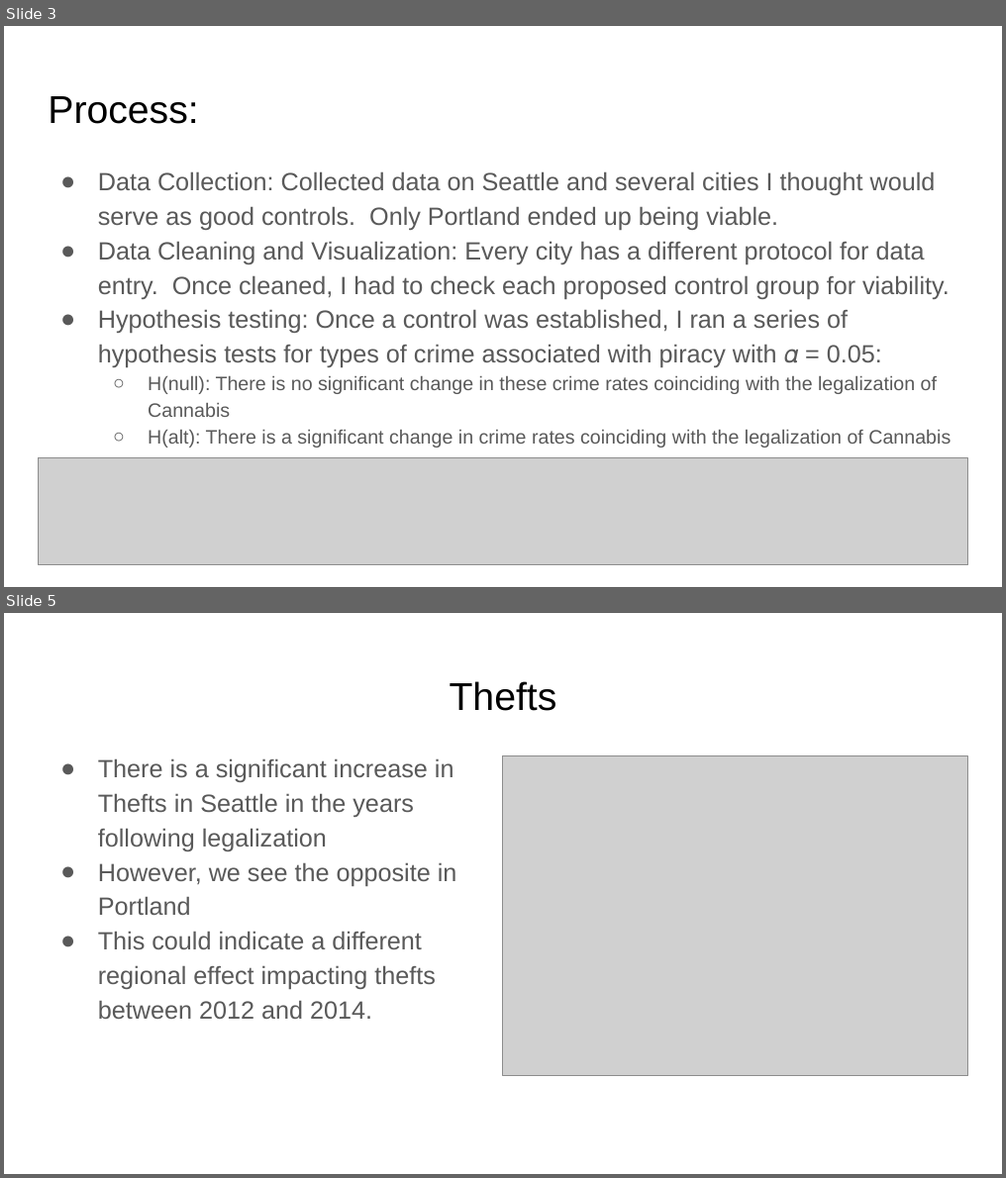
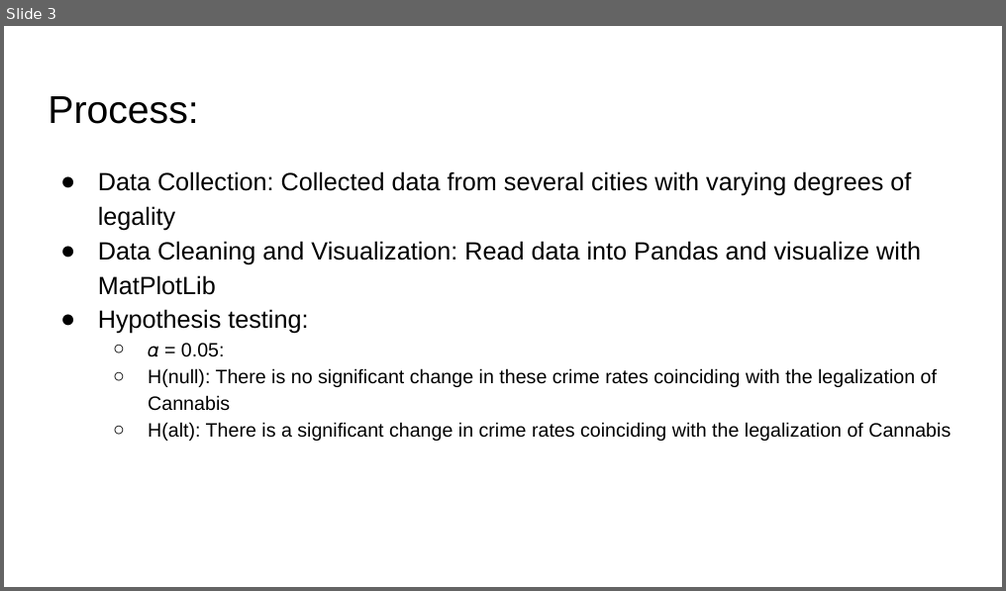
Before and after one commit to WhimsicalNose03/Cannabis-Cash-Crop-or-Crime-Boom-, a slide deck: Cannabis_ Cash Crop or Crime Boom_.pptx. Shown one above the other, each under a label of ours: slides 3 and 5 before the commit, slide 3 after it; the slides between them are not shown. The pictures are 1006x1178 and 1006x591 pixels, drawn with LibreOffice and Linux fonts; fonts in the diff are those of the drawing; grey boxes stand for pictures; background and template pictures are left out. Boxes give left, top, right and bottom in pixels: in the first picture for what was removed or moved away, otherwise in the second. Text is boxed around its words. In the diff, an @@ line names an element or a change of style, - is before the commit and + after.

```diff
--- a/Cannabis_ Cash Crop or Crime Boom_.pptx
+++ b/Cannabis_ Cash Crop or Crime Boom_.pptx
@@ slide 5 removed at (x1=4, y1=613, x2=1002, y2=1174), background #FFFFFF @@
@@ title removed at (x1=450, y1=681, x2=557, y2=711) @@
-Thefts
@@ text removed at (x1=98, y1=759, x2=457, y2=1019) @@
-● There is a significant increase in Thefts in Seattle in the years following legalization
-● However, we see the opposite in Portland
-● This could indicate a different regional effect impacting thefts between 2012 and 2014.
@@ picture removed at (x1=503, y1=757, x2=968, y2=1076) @@
@@ slide 3 changed as well @@
@@ text at (x1=98, y1=172, x2=921, y2=358): text changed; text colour #595959 to #000000 @@
-● Data Collection: Collected data on Seattle and several cities I thought would serve as good controls. Only Portland ended up being viable.
-● Data Cleaning and Visualization: Every city has a different protocol for data entry. Once cleaned, I had to check each proposed control group for viability.
-● Hypothesis testing: Once a control was established, I ran a series of hypothesis tests for types of crime associated with piracy with 𝛼 = 0.05:
+● Data Collection: Collected data from several cities with varying degrees of legality
+● Data Cleaning and Visualization: Read data into Pandas and visualize with MatPlotLib
+● Hypothesis testing:
+  ○ 𝛼 = 0.05:
@@ text at (x1=148, y1=369, x2=950, y2=441): text colour #595959 to #000000 in "H(null): There is no significant change in ...", "H(alt): There is a significant change in ..."; bullet colour #595959 to #000000 @@
@@ picture removed at (x1=38, y1=458, x2=968, y2=565) @@
```
Also in this commit, not shown: 2 other slides changed, 3 slides added, 4 other slides removed.
